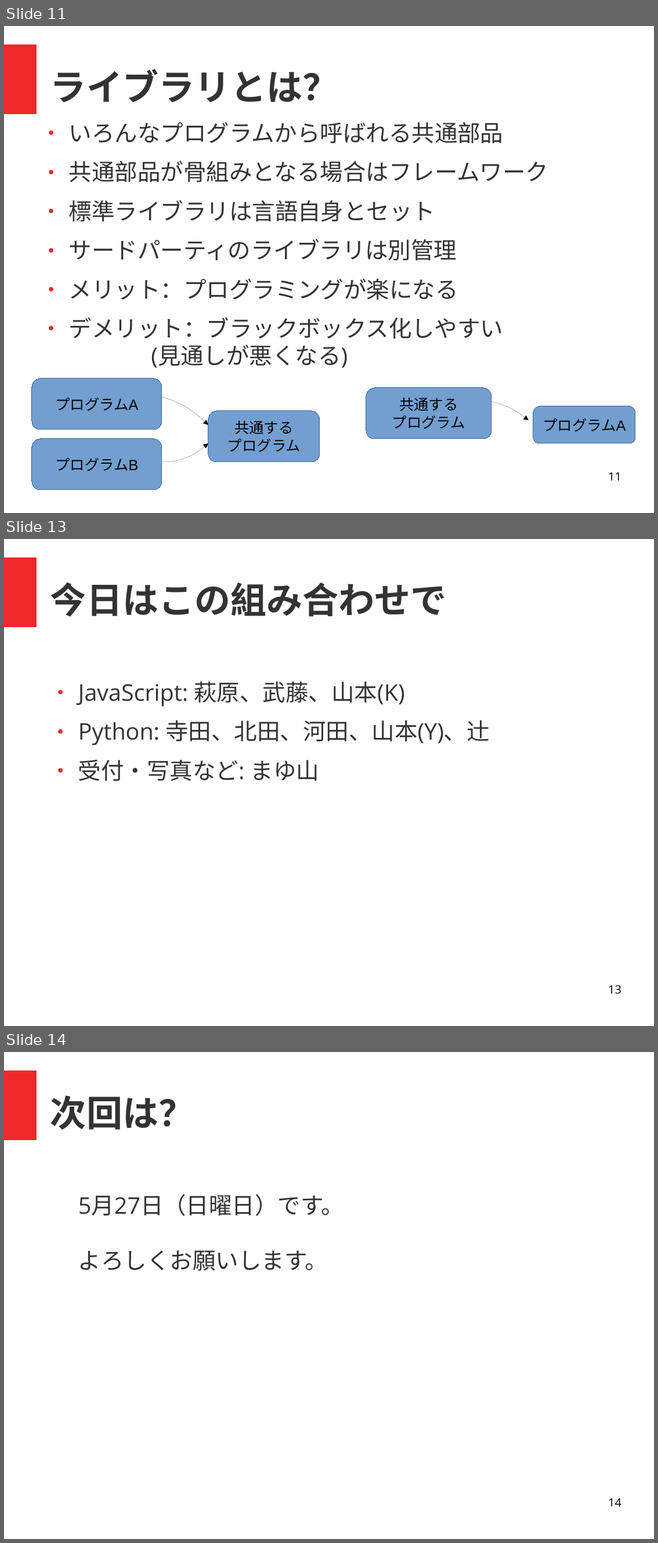
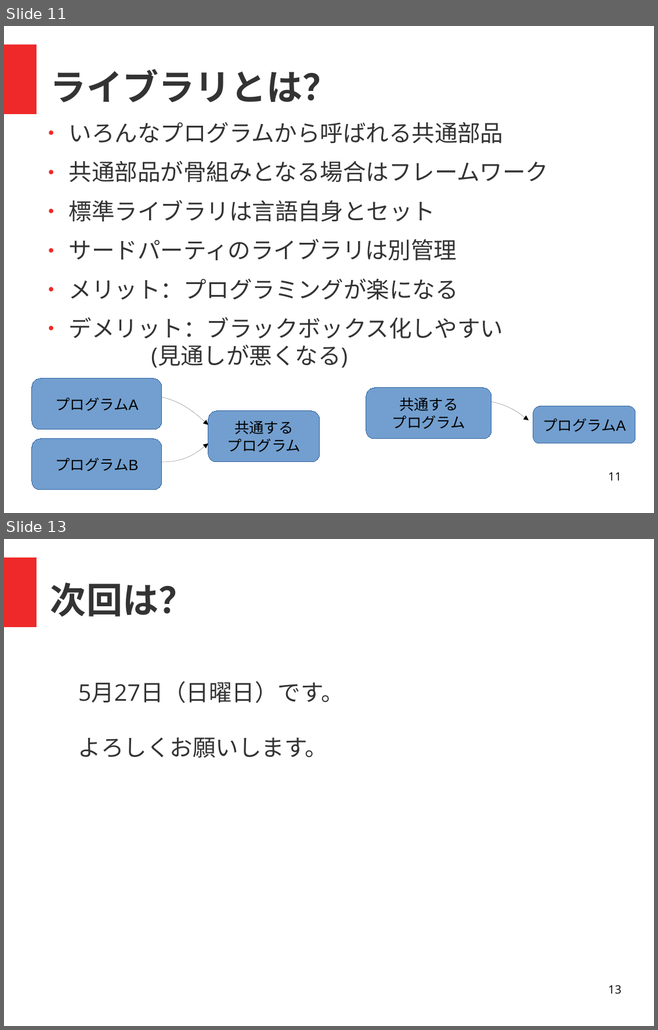
Before and after one commit to coderdojo-nada/resource, a slide deck: guide/coderdojo-nada紹介.odp. Shown one above the other, each under a label of ours: slides 11, 13 and 14 before the commit, slides 11 and 13 after it; the slides between them are not shown. The pictures are 658x1543 and 658x1030 pixels, drawn with LibreOffice and Linux fonts; fonts in the diff are those of the drawing. Boxes give left, top, right and bottom in pixels: in the first picture for what was removed or moved away, otherwise in the second. Text is boxed around its words. In the diff, an @@ line names an element or a change of style, - is before the commit and + after.

```diff
--- a/guide/coderdojo-nada紹介.odp
+++ b/guide/coderdojo-nada紹介.odp
@@ slide 13 removed at (4, 539, 654, 1026), background #FFFFFF; not listed: 1 template element that a slide beside it also shows @@
@@ title removed at (50, 583, 447, 617) @@
-今日はこの組み合わせで
@@ text removed at (78, 682, 489, 781) @@
-● JavaScript: 萩原、武藤、山本(K)
-● Python: 寺田、北田、河田、山本(Y)、辻
-● 受付・写真など: まゆ山
@@ page number removed at (608, 985, 621, 994) @@
-13
@@ what was slide 14 is now slide 13 @@
@@ page number at (608, 985, 621, 994): text changed @@
-14
+13
```
Also in this commit, not shown: 4 slides changed, 1 other file.
